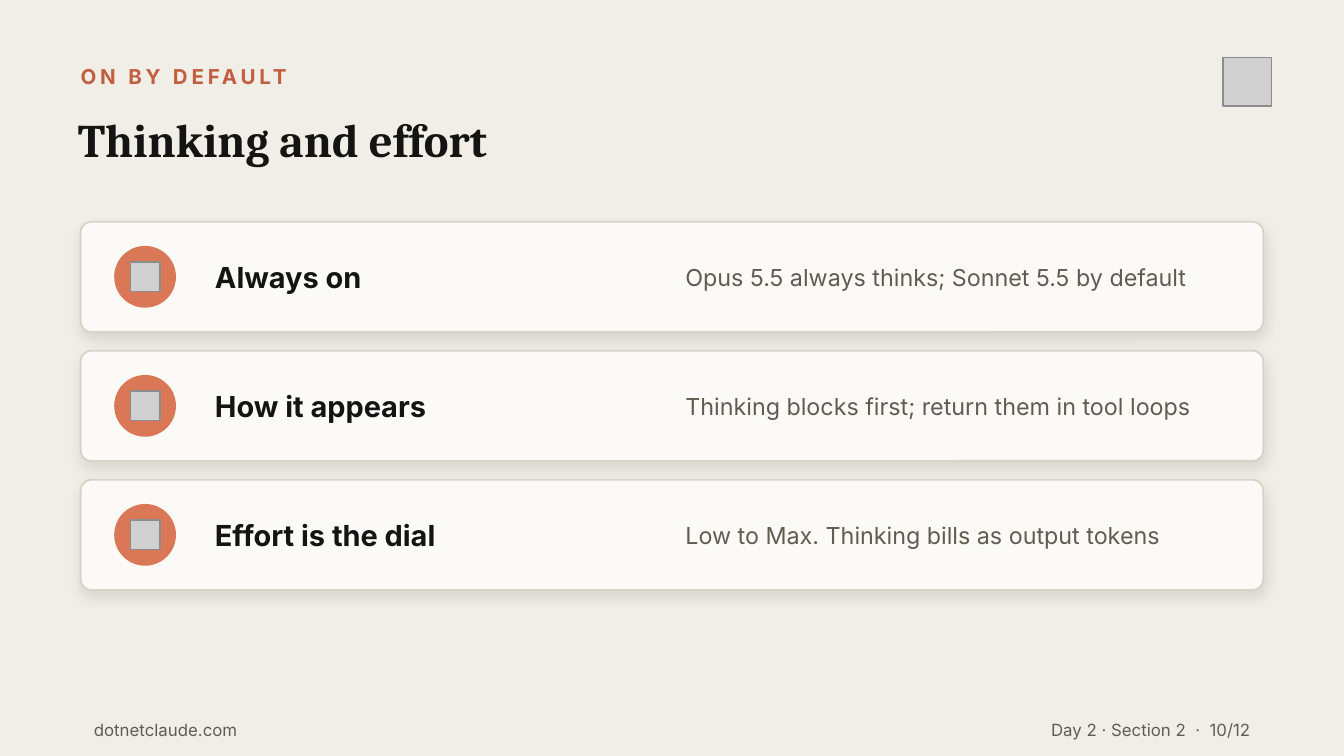
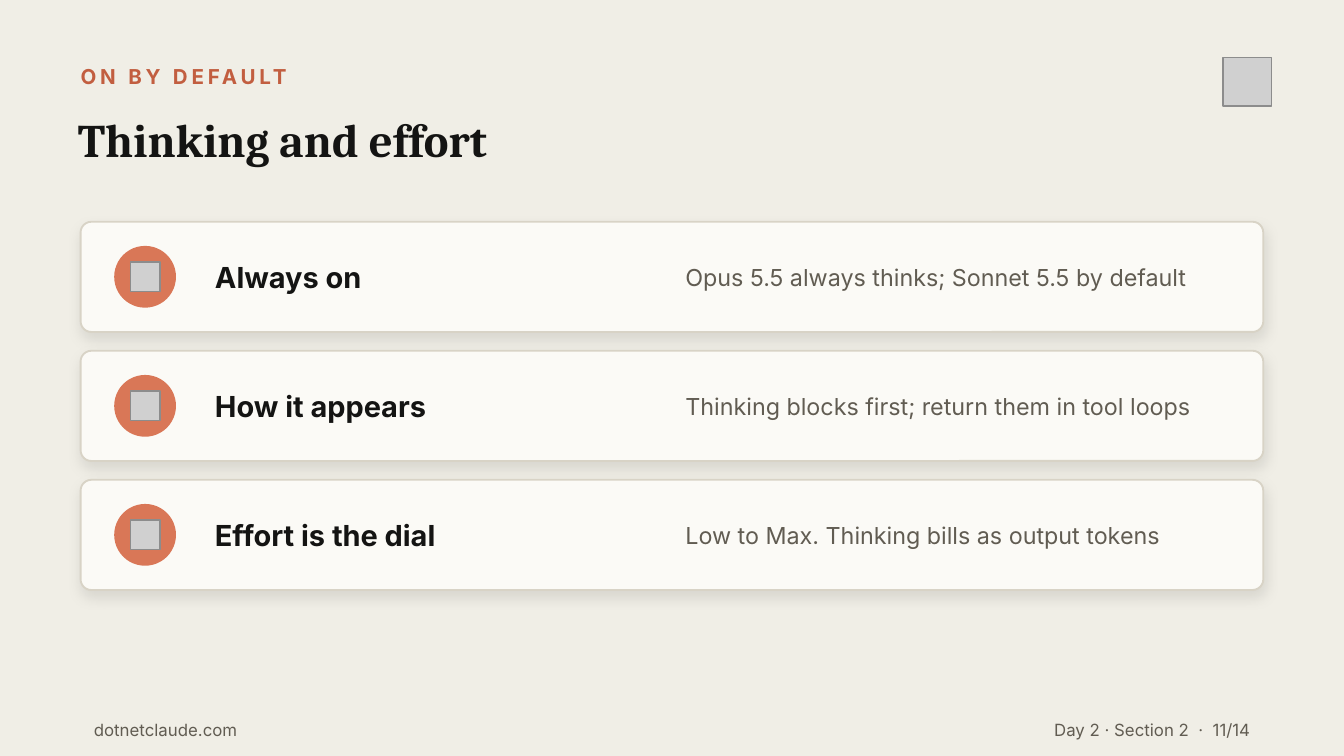
Before and after one commit to cwoodruff/dotnet-claude-workshop-content, a slide deck: slide 11 of decks/Day 2/Day2-Section2-Streaming-Tools-Thinking.pptx (slide 10 before the commit). Drawn at 1344x756 pixels with LibreOffice and Linux fonts; fonts in the diff are those of the drawing; grey boxes stand for pictures. Boxes give left, top, right and bottom in pixels: in the first picture for what was removed or moved away, otherwise in the second. Text is boxed around its words. In the diff, an @@ line names an element or a change of style, - is before the commit and + after.

```diff
--- a/decks/Day 2/Day2-Section2-Streaming-Tools-Thinking.pptx
+++ b/decks/Day 2/Day2-Section2-Streaming-Tools-Thinking.pptx
@@ text at (1054, 723, 1250, 740): text changed @@
-Day 2 · Section 2 · 10/12
+Day 2 · Section 2 · 11/14
```
Also in this commit, not shown: 10 other slides changed, 2 slides added, 45 other files.
